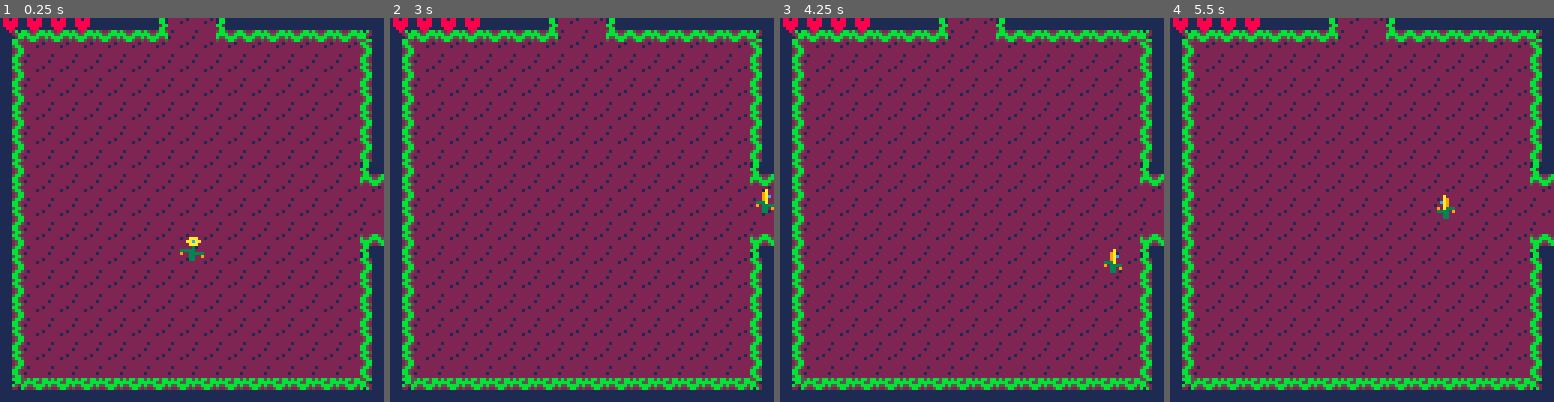
Above: before the commit, frames 1-4 (left to right).
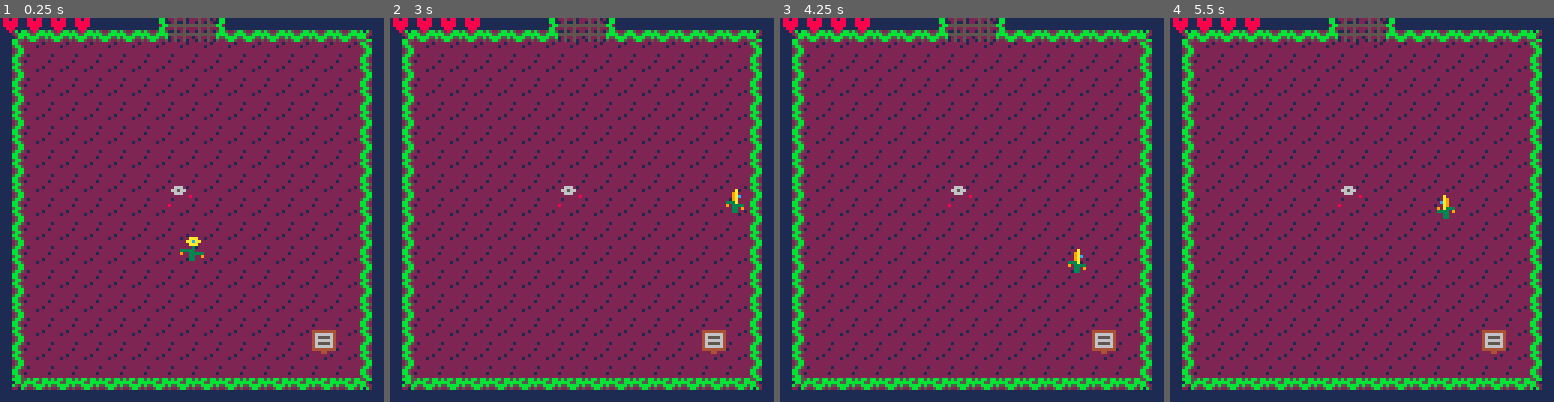
Above: after the commit, the same moments.

Repository: acwright/PICO-8
Game: PICO-8 cartridge ldjam/ldjam.p8
Two runs of this game, one before a commit and one after it. Both use one fixed random seed, a clock stepped at 60 frames per second and the inputs below.
Inputs:
- Up to frame 1 (0.25 s): no input
- Up to frame 2 (3 s): tap X (X key) at 0.33, 1.07, 1.85, 2.97 s; tap O (Z key) at 0.7, 1.7, 2.1, 2.5, 2.9 s; hold Right 1.6-2.1 s; hold Up 2.15-2.42 s; hold Right from 2.47 s (still down)
- Up to frame 3 (4.25 s): release Right at 3.03 s; hold Left 3.08-3.58 s; tap O (Z key) at 3.3, 3.7, 4.1 s; hold Down 3.63-3.97 s; hold Right from 4.02 s (still down); tap X (X key) at 4.08 s
- Up to frame 4 (5.5 s): tap O (Z key) at 4.5, 4.9, 5.3 s; release Right at 4.68 s; hold Up 4.73-5.03 s; hold Left from 5.08 s (still down); tap X (X key) at 5.2 s

The runs differ from the first frame. In frame 1, 2.0% of the frame differs, in the area x 43-100%, y 0-88%; in frame 2, 2.1%; in frame 3, 2.3%; in frame 4, 2.0%.

Commit message:
Add level 5 items

Diff:
--- a/ldjam/ldjam.p8
+++ b/ldjam/ldjam.p8
@@ -65,7 +65,7 @@
 
 function init_game()
 	rooms=init_rooms()
-	room=rooms[133]
+	room=rooms[19]
 
 	player=init_player()
 	game.update=update_game
@@ -236,7 +236,7 @@
 		sprite_frame=0,
 		sprite_timer=timer,
 		health=8,
-		max_health=4,
+		max_health=8,
 		health_lock=0,
 		energy=0,
 		max_energy=0,
@@ -370,7 +370,7 @@
 				end
 				--heal
 				if hit(self,6) then
-					self.health=4
+					self.health=8
 					music(-1)
 					sfx(4)
 					music(1)
@@ -1371,25 +1371,30 @@
 		init_item(6,0,2),
 		init_item(7,0,2),
 		init_item(8,0,2),
+		init_item(9,0,2),
+		init_enemy(4,4,64,2),
+		init_enemy(11,4,64,2),
+		init_enemy(8,10,64,2)
+	})
+	local room_141=init_room(0,{140,142,nil,147},{
+		init_item(6,0,2),
+		init_item(7,0,2),
+		init_item(8,0,2),
 		init_item(9,0,2)
 	})
-	local room_141=init_room(0,{140,142,nil,147},{
+	local room_142=init_room(0,{141,143,nil,148},{
 		init_item(6,0,2),
 		init_item(7,0,2),
 		init_item(8,0,2),
 		init_item(9,0,2)
 	})
-	local room_142=init_room(0,{141,143,nil,148},{
-		init_item(6,0,2),
-		init_item(7,0,2),
-		init_item(8,0,2),
-		init_item(9,0,2)
-	})
 	local room_143=init_room(0,{142,144,nil,149},{
 		init_item(6,0,2),
 		init_item(7,0,2),
 		init_item(8,0,2),
-		init_item(9,0,2)
+		init_item(9,0,2),
+		init_enemy(8,5,80,3),
+		init_enemy(7,9,80,3)
 	})
 	local room_144=init_room(8,{143,nil,nil,150},{})
 	local room_145=init_room(0,{nil,146,139,151},{
@@ -1399,30 +1404,46 @@
 		init_item(0,9,17)
 	})
 	local room_146=init_room(0,{145,147,140,152},{})
-	local room_147=init_room(0,{146,148,141,153},{})
+	local room_147=init_room(0,{146,148,141,153},{
+		init_powerup(7,7,51),
+		init_enemy(7,4,80,3),
+		init_enemy(4,7,80,3),
+		init_enemy(11,8,80,3),
+		init_enemy(8,11,80,3)
+	})
 	local room_148=init_room(0,{147,149,142,154},{})
 	local room_149=init_room(0,{148,150,143,155},{})
 	local room_150=init_room(0,{149,nil,144,156},{
 		init_item(15,6,19),
 		init_item(15,7,19),
 		init_item(15,8,19),
-		init_item(15,9,19)
+		init_item(15,9,19),
+		init_enemy(9,5,56,1),
+		init_enemy(3,8,56,1)
 	})
 	local room_151=init_room(0,{nil,152,145,157},{
 		init_item(0,6,17),
 		init_item(0,7,17),
 		init_item(0,8,17),
-		init_item(0,9,17)
+		init_item(0,9,17),
+		init_enemy(7,7,56,1)
 	})
 	local room_152=init_room(0,{151,153,146,158},{})
 	local room_153=init_room(0,{152,154,147,159},{})
-	local room_154=init_room(0,{153,155,148,160},{})
+	local room_154=init_room(0,{153,155,148,160},{
+		init_enemy(7,3,80,3),
+		init_enemy(3,5,80,3),
+		init_enemy(11,5,80,3),
+		init_enemy(5,10,80,3),
+		init_enemy(9,10,80,3)
+	})
 	local room_155=init_room(0,{154,156,149,161},{})
 	local room_156=init_room(0,{155,nil,150,162},{
 		init_item(15,6,19),
 		init_item(15,7,19),
 		init_item(15,8,19),
-		init_item(15,9,19)
+		init_item(15,9,19),
+		init_item(7,7,39)
 	})
 	local room_157=init_room(0,{nil,158,151,163},{
 		init_item(0,6,17),
@@ -1430,7 +1451,9 @@
 		init_item(0,8,17),
 		init_item(0,9,17)
 	})
-	local room_158=init_room(0,{157,159,152,164},{})
+	local room_158=init_room(0,{157,159,152,164},{
+		init_enemy(7,7,64,2)
+	})
 	local room_159=init_room(0,{158,160,153,165},{})
 	local room_160=init_room(0,{159,161,154,166},{})
 	local room_161=init_room(0,{160,162,155,167},{})
@@ -1454,7 +1477,10 @@
 		init_item(15,6,19),
 		init_item(15,7,19),
 		init_item(15,8,19),
-		init_item(15,9,19)
+		init_item(15,9,19),
+		init_boss(7,7,104,7),
+		init_item(7,15,6),
+		init_item(8,15,7)
 	})
 	local room_169=init_room(9,{nil,170,163,nil},{})
 	local room_170=init_room(0,{169,171,164,nil},{
@@ -1479,9 +1505,14 @@
 		init_item(6,15,34),
 		init_item(7,15,34),
 		init_item(8,15,34),
-		init_item(9,15,34)
-	})
-	local room_174=init_room(10,{173,nil,168,nil},{})
+		init_item(9,15,34),
+		init_boss(7,7,96,7),
+		init_item(15,7,6),
+		init_item(15,8,7)
+	})
+	local room_174=init_room(10,{173,nil,168,nil},{
+		init_collectable(7,7,54)
+	})
 
 	add(rooms,room_0)
 	add(rooms,room_1)
